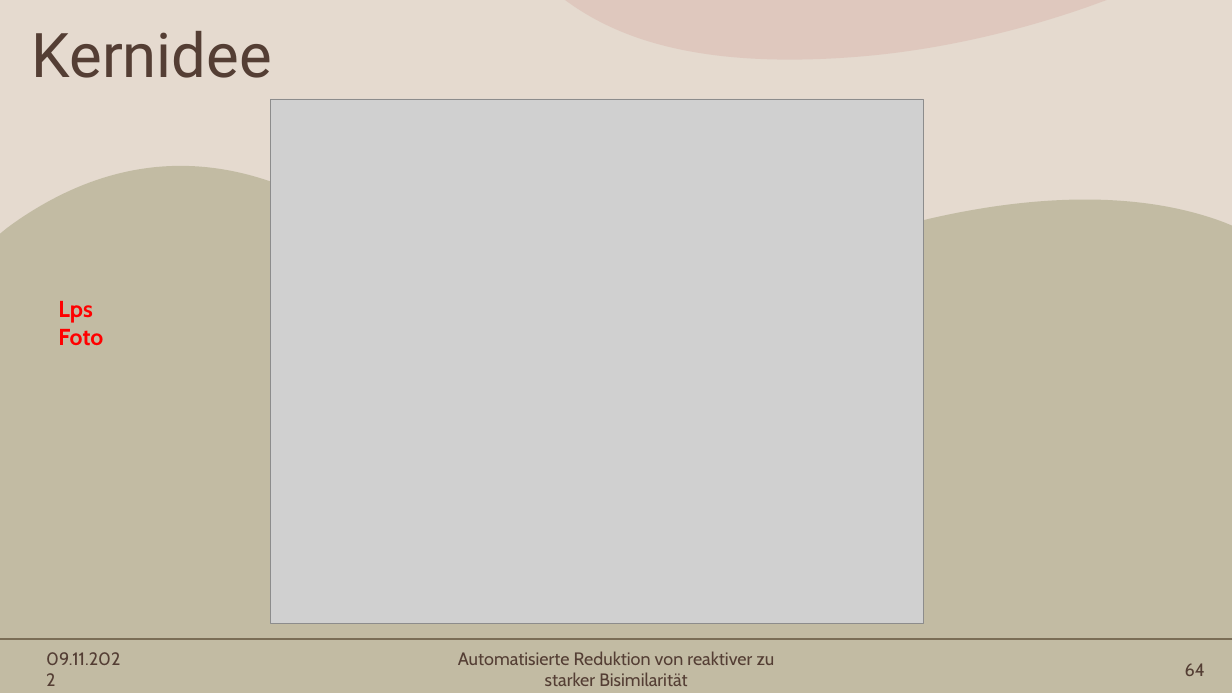
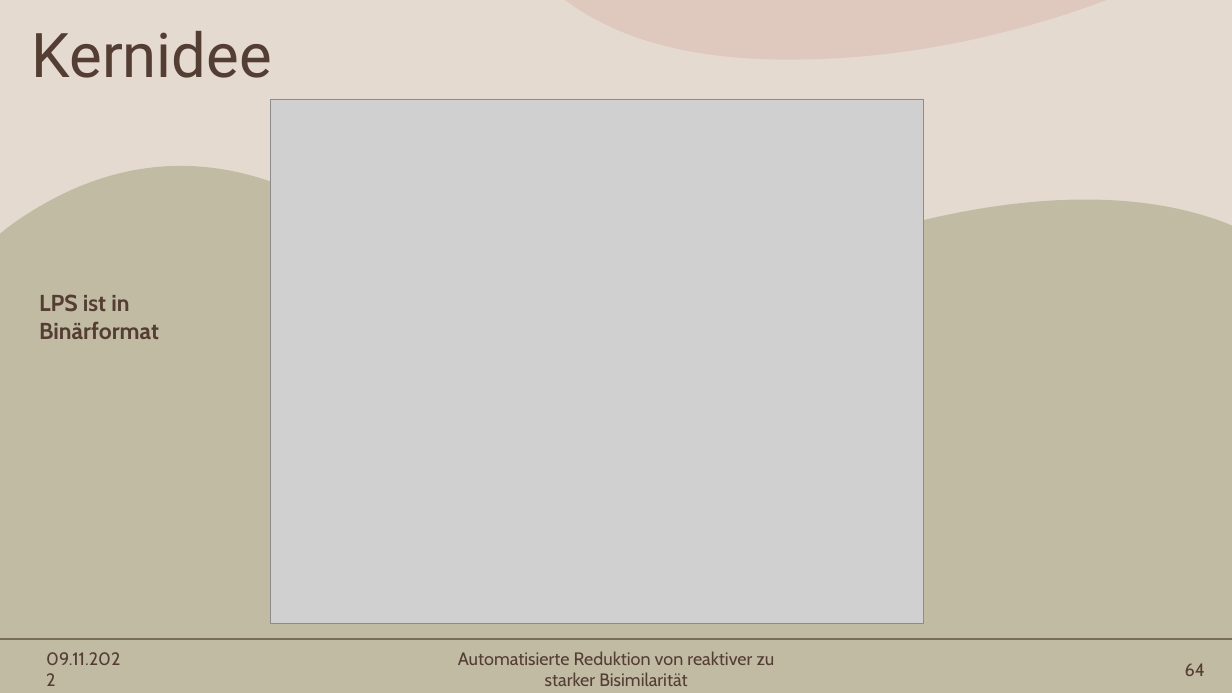
Before and after one commit to Mieneas/Automatisierte-Reduktion-von-reaktiver-zu-starker-Bisimilaritaet, a slide deck: slide 64 of thesis/FoKo-presentation/Automatisierte Reduktion von reaktiver zu starker Bisimilarität.pptx. Drawn at 1232x693 pixels with LibreOffice and Linux fonts; fonts in the diff are those of the drawing; grey boxes stand for pictures. Boxes give left, top, right and bottom in pixels: in the first picture for what was removed or moved away, otherwise in the second. Text is boxed around its words. In the diff, an @@ line names an element or a change of style, - is before the commit and + after.

```diff
--- a/thesis/FoKo-presentation/Automatisierte Reduktion von reaktiver zu starker Bisimilarität.pptx
+++ b/thesis/FoKo-presentation/Automatisierte Reduktion von reaktiver zu starker Bisimilarität.pptx
@@ text at (39,294,159,339): text changed; text colour #FF0000 to #543E34 @@
-Lps Foto
+LPS ist in Binärformat
```
Also in this commit, not shown: 6 other slides changed, 3 other files.
